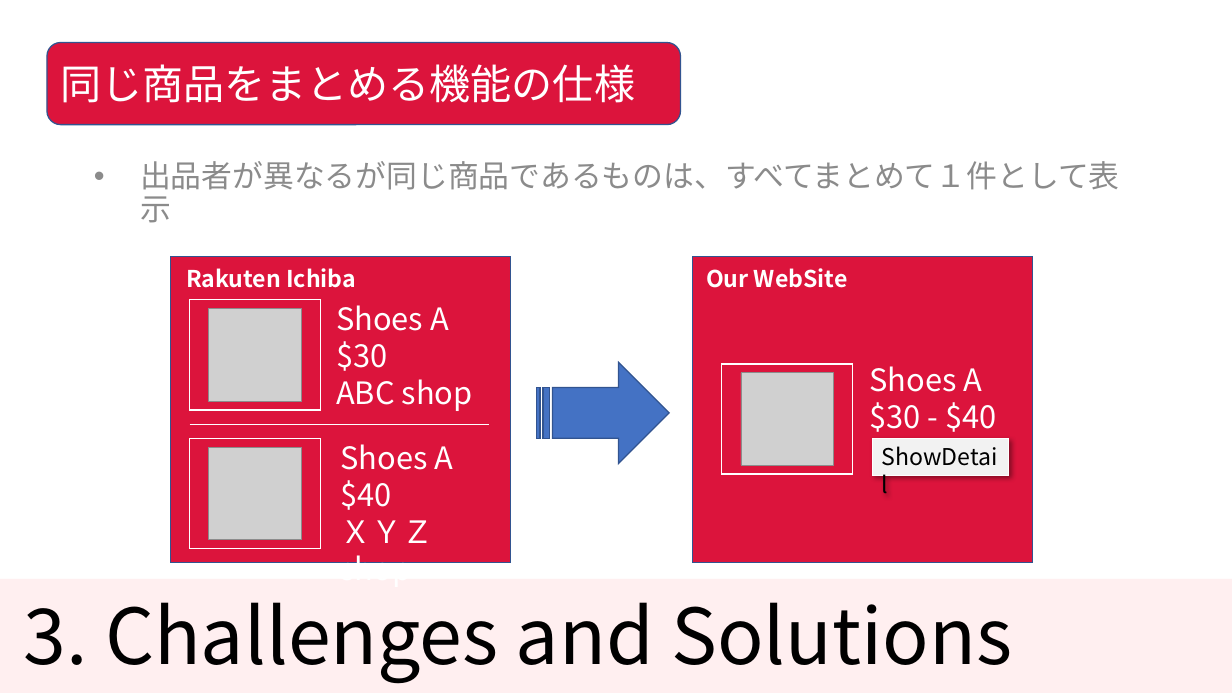
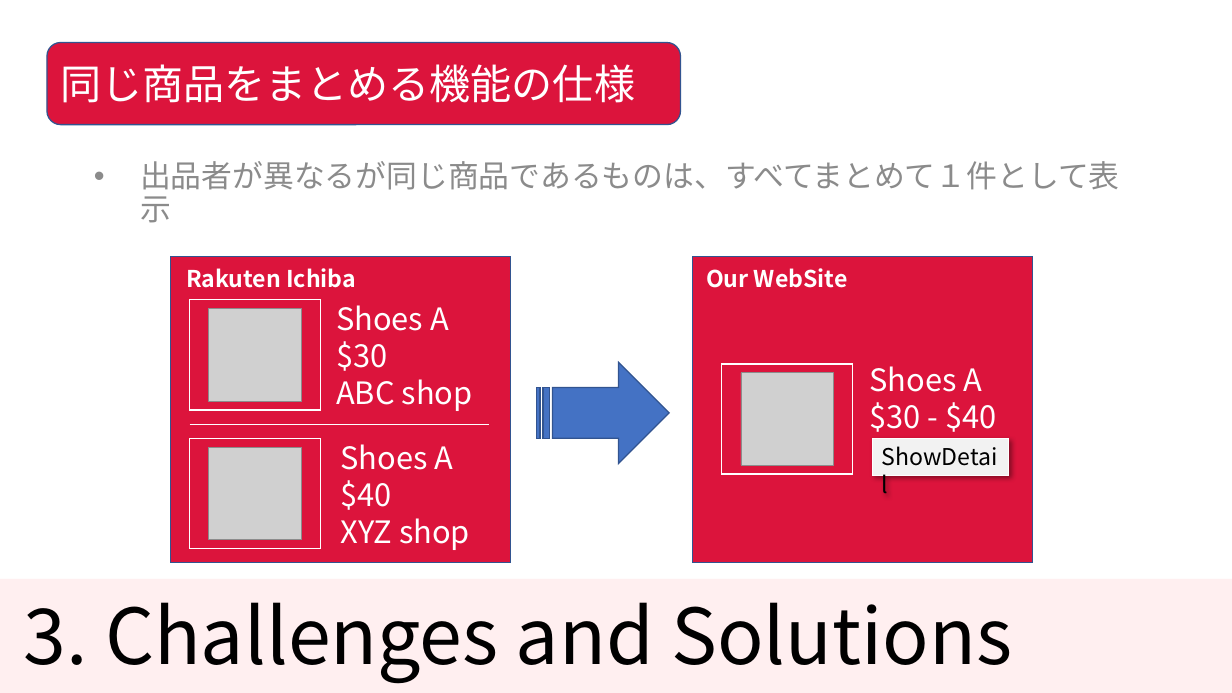
Before and after one commit to KNobuki/Rakuten_fashion, a slide deck: slide 12 of presentation/Presentation.pptx. Drawn at 1232x693 pixels with LibreOffice and Linux fonts; fonts in the diff are those of the drawing; grey boxes stand for pictures. Boxes give left, top, right and bottom in pixels: in the first picture for what was removed or moved away, otherwise in the second. Text is boxed around its words. In the diff, an @@ line names an element or a change of style, - is before the commit and + after.

```diff
--- a/presentation/Presentation.pptx
+++ b/presentation/Presentation.pptx
@@ text at [341,518,470,550]: text changed @@
-ＸＹＺ shop
+XYZ shop
```
Also in this commit, not shown: 4 other slides changed, 1 other file.
